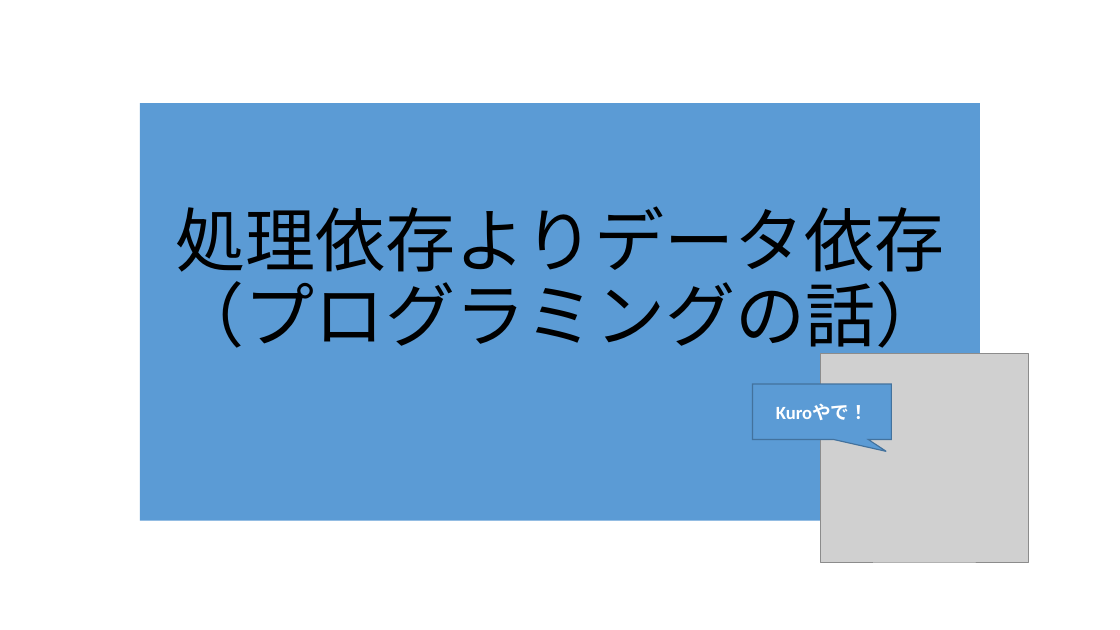
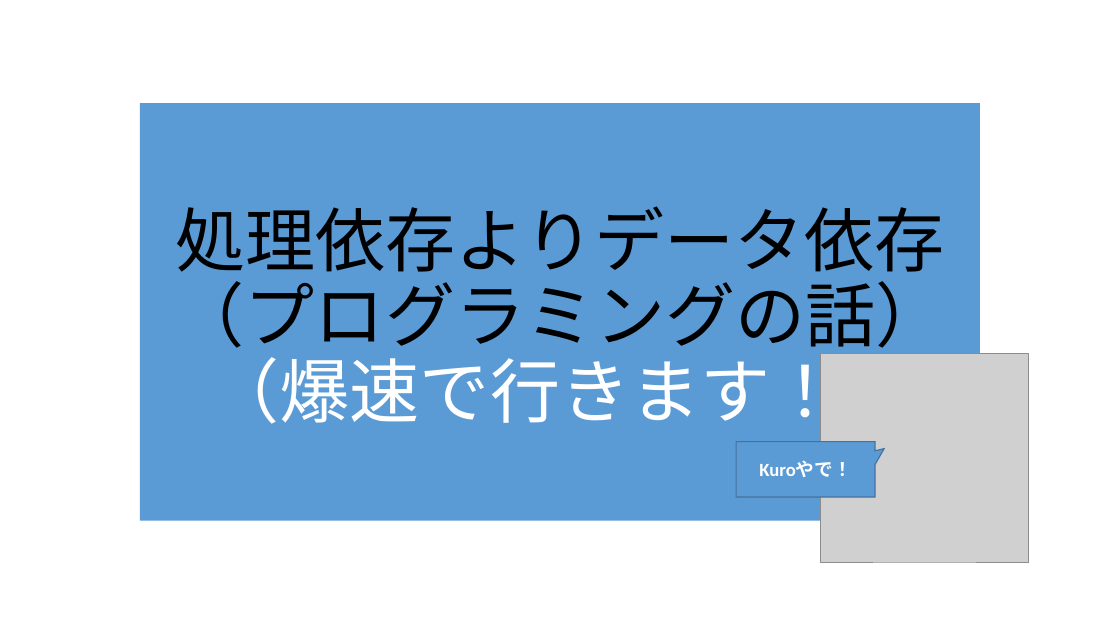
Before and after one commit to RyotoKuroki/QualityDependsOnDataApplication, a slide deck: slide 1 of 処理依存よりデータ依存_エンジニアの輪20250215.pptx. Drawn at 1120x630 pixels with LibreOffice and Linux fonts; fonts in the diff are those of the drawing; grey boxes stand for pictures. Boxes give left, top, right and bottom in pixels: in the first picture for what was removed or moved away, otherwise in the second. Text is boxed around its words. In the diff, an @@ line names an element or a change of style, - is before the commit and + after.

```diff
--- a/処理依存よりデータ依存_エンジニアの輪20250215.pptx
+++ b/処理依存よりデータ依存_エンジニアの輪20250215.pptx
@@ title at [175,206,945,434]: text changed @@
-処理依存よりデータ依存
-（プログラミングの話）
+処理依存よりデータ依存
+（プログラミングの話）
+（爆速で行きます！）
@@ speech box "Kuroやで！": place and size @@
-speech box "Kuroやで！" at [753,384,891,439]
+speech box "Kuroやで！" at [736,442,875,497]
@@ speech box "Kuroやで！" at [736,442,875,497]: proportions changed @@
```
Also in this commit, not shown: 6 other slides changed.
